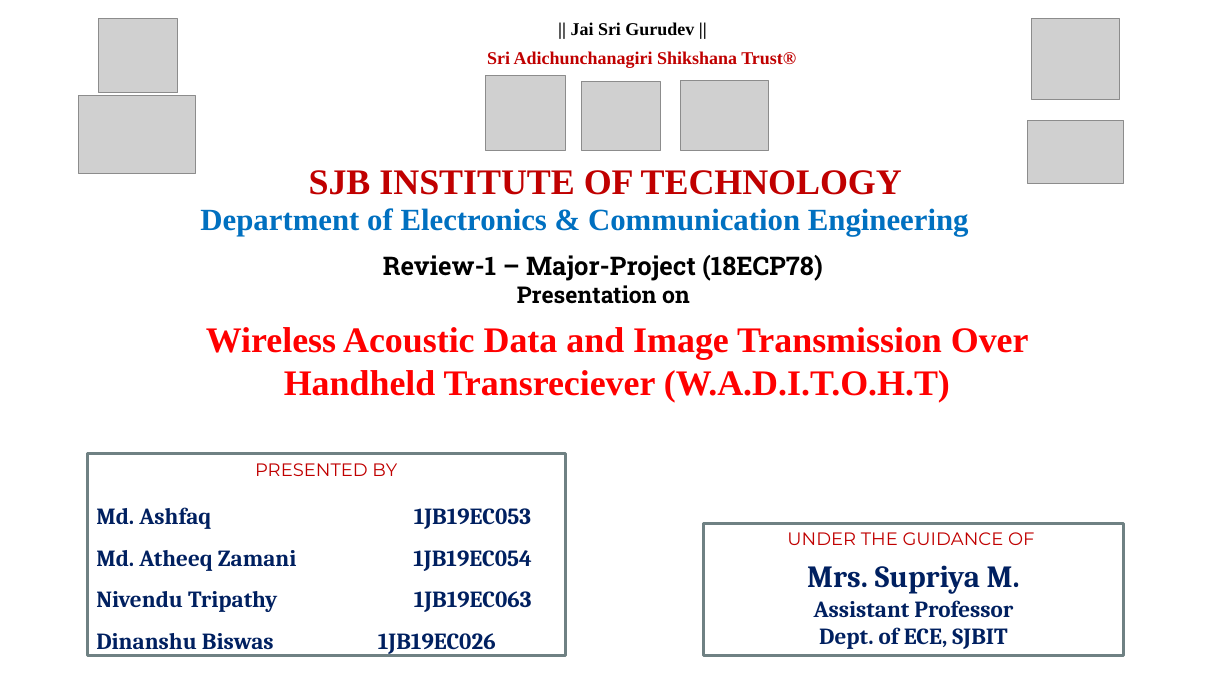
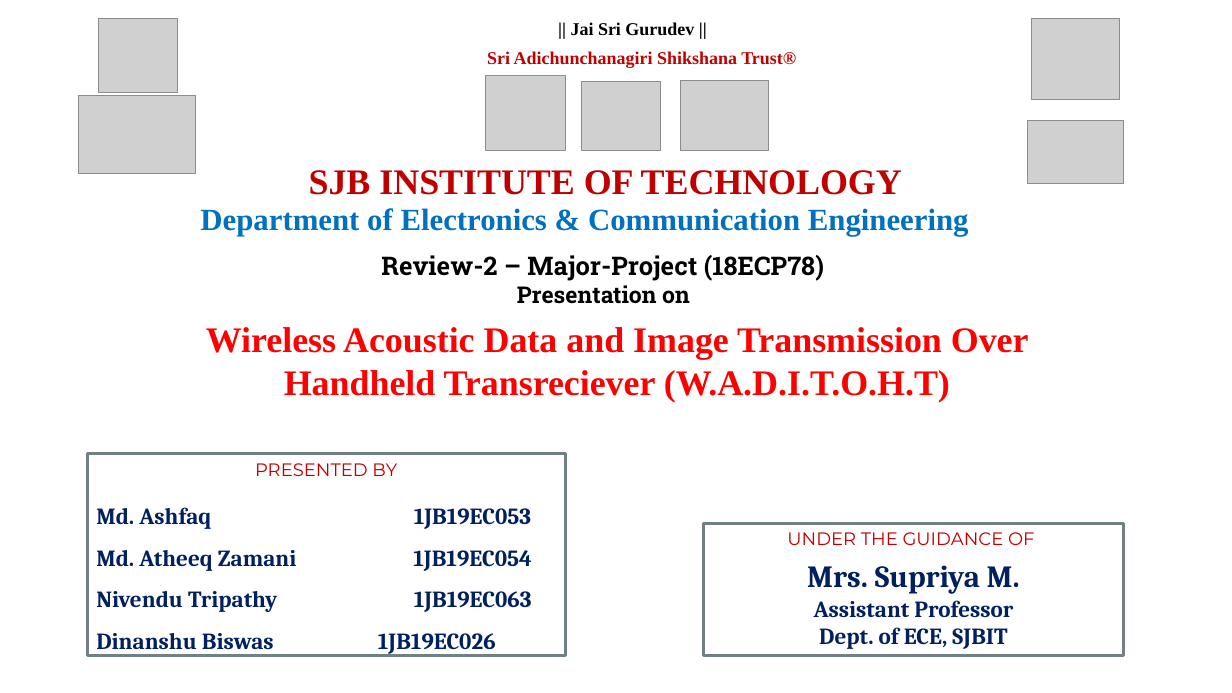
Before and after one commit to arceus0o7/W.A.D.I.T.O.H.T, a slide deck: slide 1 of W.A.D.I.T.O.H.T .pptx. Drawn at 1232x693 pixels with LibreOffice and Linux fonts; fonts in the diff are those of the drawing; grey boxes stand for pictures; background and template pictures are left out. Boxes give left, top, right and bottom in pixels: in the first picture for what was removed or moved away, otherwise in the second. Text is boxed around its words. In the diff, an @@ line names an element or a change of style, - is before the commit and + after.

```diff
--- a/W.A.D.I.T.O.H.T .pptx
+++ b/W.A.D.I.T.O.H.T .pptx
@@ text at (x1=381, y1=255, x2=824, y2=304): text changed @@
-Review-1 – Major-Project (18ECP78) Presentation on
+Review-2 – Major-Project (18ECP78) Presentation on
```
Also in this commit, not shown: 9 other slides changed, 1 slide added.
